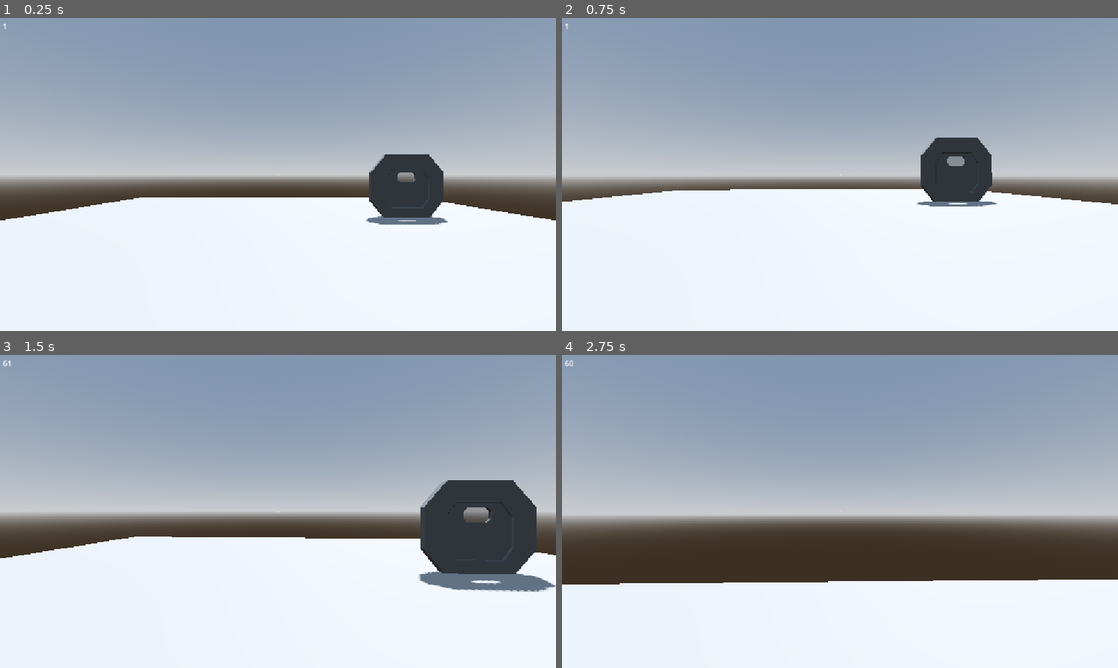
Above: before the commit, frames 1-4 (two rows, left to right).
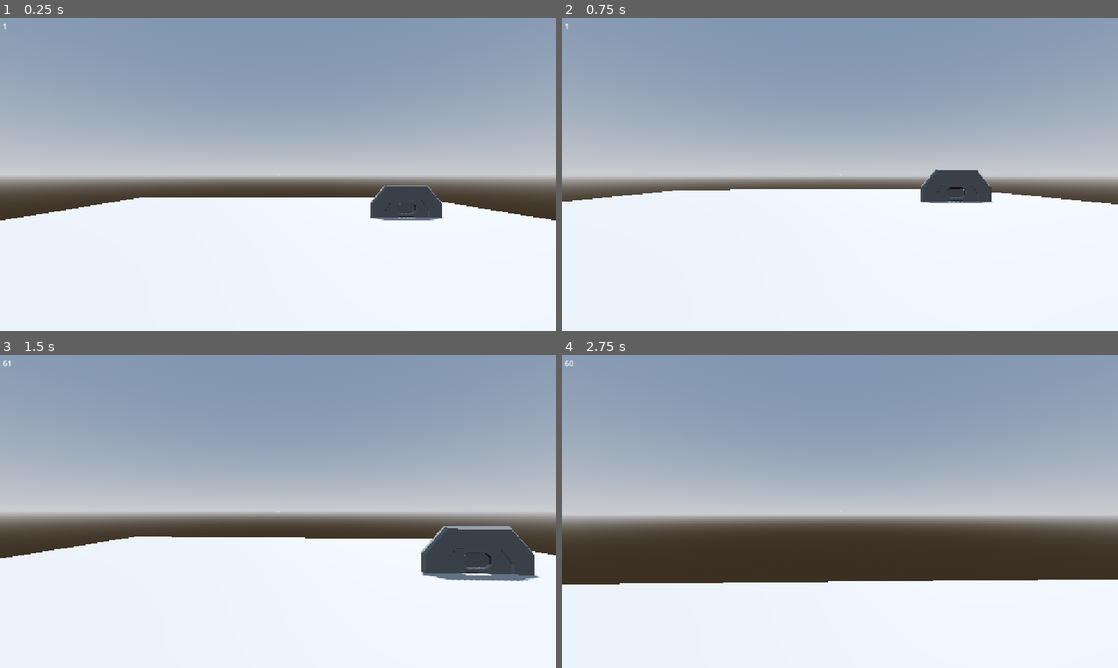
Above: after the commit, the same moments.

Repository: NicheDevelopers/brace-for-impact
Game: Godot game, scene res://src/MapGenerator/parts/doors/demo/DoorsDemo.tscn
Same seed, same stepped clock (60 frames per second), same inputs: the game is played once before the commit and once after it. This scene is started directly instead of the project's main scene.
Inputs (mouse positions are in pixels of both pictures, inside the frame that each line leads up to):
- Up to frame 1 (0.25 s): no input
- Up to frame 2 (0.75 s): tap Enter at 0.5 s; move the mouse to (867, 174) at 0.52 s; hold W (move_forward) from 0.53 s (still down); hold Ctrl (crouch) from 0.53 s (still down)
- Up to frame 3 (1.5 s): keep holding W (move_forward); tap Space (jump) at 0.77 s; move the mouse to (250, 511) at 1.27 s; release Ctrl (crouch) at 1.28 s; tap E (interact) at 1.35 s
- Up to frame 4 (2.75 s): keep holding W (move_forward); tap Space (jump) at 1.52 s; move the mouse to (851, 505) at 2.02 s; hold Shift (sprint) from 2.03 s (still down)

The runs differ from the first frame. In frame 1, 1.7% of the frame differs, in the area x 65-81%, y 43-67%; in frame 2, 1.7%; in frame 3, 4.3%, in the area x 75-100%, y 40-76%; in frame 4, nothing differs.

Commit message:
Improved doors

Diff:
--- a/src/MapGenerator/parts/corridors/Corridor.tscn
+++ b/src/MapGenerator/parts/corridors/Corridor.tscn
@@ -4,7 +4,7 @@
 [ext_resource type="PackedScene" uid="uid://b6ap4p00nbeww" path="res://src/MapGenerator/parts/corridors/raw/CorridorCables/CorridorCables.tscn" id="3_ymrpd"]
 [ext_resource type="PackedScene" uid="uid://d308n4tea1len" path="res://src/MapGenerator/parts/corridors/raw/CorridorPipe/CorridorPipe.tscn" id="4_lbf74"]
 [ext_resource type="PackedScene" uid="uid://cgvvemx4qwiy6" path="res://src/MapGenerator/parts/corridors/raw/CorridorLamp/CorridorLamp.tscn" id="5_8c08p"]
-[ext_resource type="PackedScene" uid="uid://cxhjsevs56uf" path="res://src/MapGenerator/parts/doors/DoorSingle/DoorSingle.tscn" id="6_lbf74"]
+[ext_resource type="PackedScene" uid="uid://cxhjsevs56uf" path="res://src/MapGenerator/parts/doors/raw/DoorSingle/DoorSingle.tscn" id="6_lbf74"]
 [ext_resource type="PackedScene" uid="uid://rbvof2rvowdb" path="res://src/MapGenerator/parts/corridors/raw/CorridorFloorLarge/CorridorFloorLarge.tscn" id="6_ymrpd"]
 
 [node name="Corridor" type="Node3D"]
@@ -58,4 +58,4 @@
 [node name="corridor-floor-large" parent="." instance=ExtResource("6_ymrpd")]
 
 [node name="DoorSingle" parent="." instance=ExtResource("6_lbf74")]
-transform = Transform3D(1, 0, 0, 0, 1, 0, 0, 0, 1, 0, 0.2, -2)
+transform = Transform3D(1, 0, 0, 0, 1, 0, 0, 0, 1, 0, 1.4, -2)
--- a/src/MapGenerator/parts/doors/DoorSingle/DoorSingle.tscn
+++ /dev/null
@@ -1,149 +0,0 @@
-[gd_scene load_steps=12 format=3 uid="uid://cxhjsevs56uf"]
-
-[ext_resource type="PackedScene" uid="uid://boxtwod7j2pa5" path="res://src/MapGenerator/parts/doors/DoorSingle/model/door-single.glb" id="1_0isvo"]
-[ext_resource type="Script" uid="uid://dlyw1vjva6sba" path="res://src/MapGenerator/parts/doors/DoorSingle/door_single.gd" id="2_ksdk8"]
-[ext_resource type="Material" uid="uid://dcc1strrrwn65" path="res://src/MapGenerator/parts/doors/DoorSingle/door_material.tres" id="3_dydsw"]
-[ext_resource type="Material" uid="uid://c8u7ddbirrt6a" path="res://src/MapGenerator/parts/doors/DoorSingle/window_material.tres" id="3_m2m2s"]
-
-[sub_resource type="BoxShape3D" id="BoxShape3D_m2m2s"]
-size = Vector3(2, 6, 2)
-
-[sub_resource type="BoxShape3D" id="BoxShape3D_dydsw"]
-size = Vector3(4, 2.5, 2)
-
-[sub_resource type="Animation" id="Animation_m2m2s"]
-length = 0.001
-tracks/0/type = "value"
-tracks/0/imported = false
-tracks/0/enabled = true
-tracks/0/path = NodePath("Door:position")
-tracks/0/interp = 1
-tracks/0/loop_wrap = true
-tracks/0/keys = {
-"times": PackedFloat32Array(0),
-"transitions": PackedFloat32Array(1),
-"update": 0,
-"values": [Vector3(0, -0.1, 0)]
-}
-tracks/1/type = "value"
-tracks/1/imported = false
-tracks/1/enabled = true
-tracks/1/path = NodePath("Window:position")
-tracks/1/interp = 1
-tracks/1/loop_wrap = true
-tracks/1/keys = {
-"times": PackedFloat32Array(0),
-"transitions": PackedFloat32Array(1),
-"update": 0,
-"values": [Vector3(0, -0.1, 0)]
-}
-tracks/2/type = "value"
-tracks/2/imported = false
-tracks/2/enabled = true
-tracks/2/path = NodePath("Window_001:position")
-tracks/2/interp = 1
-tracks/2/loop_wrap = true
-tracks/2/keys = {
-"times": PackedFloat32Array(0),
-"transitions": PackedFloat32Array(1),
-"update": 0,
-"values": [Vector3(0, -0.1, -0.03)]
-}
-
-[sub_resource type="Animation" id="Animation_ksdk8"]
-resource_name = "open"
-tracks/0/type = "value"
-tracks/0/imported = false
-tracks/0/enabled = true
-tracks/0/path = NodePath("Door:position")
-tracks/0/interp = 1
-tracks/0/loop_wrap = false
-tracks/0/keys = {
-"times": PackedFloat32Array(0, 1),
-"transitions": PackedFloat32Array(-2, 1),
-"update": 0,
-"values": [Vector3(0, -0.1, 0), Vector3(0, 3.2, 0)]
-}
-tracks/1/type = "value"
-tracks/1/imported = false
-tracks/1/enabled = true
-tracks/1/path = NodePath("Window:position")
-tracks/1/interp = 1
-tracks/1/loop_wrap = true
-tracks/1/keys = {
-"times": PackedFloat32Array(0, 1),
-"transitions": PackedFloat32Array(-2, 1),
-"update": 0,
-"values": [Vector3(0, -0.0999999, 0), Vector3(0, 3.2, 0)]
-}
-tracks/2/type = "value"
-tracks/2/imported = false
-tracks/2/enabled = true
-tracks/2/path = NodePath("Window_001:position")
-tracks/2/interp = 1
-tracks/2/loop_wrap = true
-tracks/2/keys = {
-"times": PackedFloat32Array(0, 1),
-"transitions": PackedFloat32Array(-2, 1),
-"update": 0,
-"values": [Vector3(0, -0.1, -0.03), Vector3(0, 3.2, -0.03)]
-}
-
-[sub_resource type="AnimationLibrary" id="AnimationLibrary_igyde"]
-_data = {
-&"RESET": SubResource("Animation_m2m2s"),
-&"open": SubResource("Animation_ksdk8")
-}
-
-[sub_resource type="ConvexPolygonShape3D" id="ConvexPolygonShape3D_m2m2s"]
-points = PackedVector3Array(-0.882021, 0.0424461, -0.122054, 0.837809, 2.60071, 0.0102699, 0.926232, 2.51206, 0.0102699, -0.882021, 0.0424461, 0.0102699, 1.36724, 0.615901, -0.122054, -0.837809, 2.60071, -0.122054, -1.41145, 1.89478, 0.0102699, 0.882021, 0.0424461, 0.0102699, 0.837809, 2.60071, -0.122054, -1.41145, 0.704298, -0.122054, 1.41145, 1.89478, 0.0102699, -0.837809, 2.60071, 0.0102699, 0.882021, 0.0424461, -0.122054, 1.41145, 1.89478, -0.122054, -1.41145, 1.89478, -0.122054, 1.41145, 0.704298, 0.0102699, -1.41145, 0.704298, 0.0102699, 1.41145, 0.704298, -0.122054, -1.36724, 1.98293, -0.122054, -1.36724, 0.615901, 0.0102699, 1.36724, 1.98293, -0.122054, 1.0141, 0.174917, 0.0102699, -1.0141, 0.174917, -0.122054, -1.36724, 1.98293, 0.0102699, 1.36724, 1.98293, 0.0102699, -0.926232, 2.51206, 0.0102699, -1.36724, 0.615901, -0.122054, 1.36724, 0.615901, 0.0102699, -1.0141, 0.174917, 0.0102699, 1.0141, 0.174917, -0.122054, 0.926232, 2.51206, -0.122054, -0.926232, 2.51206, -0.122054)
-
-[sub_resource type="ConvexPolygonShape3D" id="ConvexPolygonShape3D_dydsw"]
-points = PackedVector3Array(0.319989, 1.78106, 0.00144762, -0.00304762, 1.45805, -0.00464762, 0.2468, 1.45805, -0.00464762, -0.00304762, 1.84807, -0.00464762, -0.00304762, 1.45805, 0.00144762, -0.00304762, 1.84807, 0.00144762, 0.2468, 1.84807, -0.00464762, 0.350476, 1.5556, 0.00144762, 0.350476, 1.75056, -0.00464762, 0.2468, 1.45805, 0.00144762, 0.350476, 1.5556, -0.00464762, 0.2468, 1.84807, 0.00144762, 0.350476, 1.75056, 0.00144762, 0.289502, 1.49467, 0.00144762, 0.289502, 1.81153, -0.00464762, 0.289502, 1.49467, -0.00464762, 0.289502, 1.81153, 0.00144762)
-
-[node name="DoorSingle" instance=ExtResource("1_0isvo")]
-script = ExtResource("2_ksdk8")
-
-[node name="DetectionArea" type="Area3D" parent="." index="0"]
-
-[node name="CollisionShape3D" type="CollisionShape3D" parent="DetectionArea" index="0"]
-transform = Transform3D(1, 0, 0, 0, -4.37114e-08, 1, 0, -1, -4.37114e-08, 0, 1, 0)
-shape = SubResource("BoxShape3D_m2m2s")
-
-[node name="CollisionShape3D2" type="CollisionShape3D" parent="DetectionArea" index="1"]
-transform = Transform3D(1, 0, 0, 0, -4.37114e-08, 1, 0, -1, -4.37114e-08, 0, 1, 1.75)
-shape = SubResource("BoxShape3D_dydsw")
-
-[node name="CollisionShape3D3" type="CollisionShape3D" parent="DetectionArea" index="2"]
-transform = Transform3D(1, 0, 0, 0, -4.37114e-08, 1, 0, -1, -4.37114e-08, 0, 1, -1.75)
-shape = SubResource("BoxShape3D_dydsw")
-
-[node name="AnimationPlayer" type="AnimationPlayer" parent="." index="1"]
-libraries = {
-&"": SubResource("AnimationLibrary_igyde")
-}
-
-[node name="Door" parent="." index="2"]
-transform = Transform3D(1, 0, 0, 0, 1, 0, 0, 0, 1, 0, -0.1, 0)
-surface_material_override/0 = ExtResource("3_dydsw")
-
-[node name="StaticBody3D" type="StaticBody3D" parent="Door" index="0"]
-
-[node name="CollisionShape3D" type="CollisionShape3D" parent="Door/StaticBody3D" index="0"]
-shape = SubResource("ConvexPolygonShape3D_m2m2s")
-
-[node name="Window" parent="." index="3"]
-transform = Transform3D(1.00092, 0, 0, 0, 1.00092, 0, 0, 0, 1.00092, 0, -0.1, 0)
-surface_material_override/0 = ExtResource("3_m2m2s")
-
-[node name="StaticBody3D" type="StaticBody3D" parent="Window" index="0"]
-
-[node name="CollisionShape3D" type="CollisionShape3D" parent="Window/StaticBody3D" index="0"]
-shape = SubResource("ConvexPolygonShape3D_dydsw")
-
-[node name="Window_001" parent="." index="4"]
-transform = Transform3D(1, 0, 0, 0, 1, 0, 0, 0, 1, 0, -0.1, -0.03)
-surface_material_override/0 = ExtResource("3_m2m2s")
-
-[connection signal="body_entered" from="DetectionArea" to="." method="_on_detection_area_body_entered"]
-[connection signal="body_exited" from="DetectionArea" to="." method="_on_detection_area_body_exited"]
--- a/src/MapGenerator/parts/doors/demo/DoorsDemo.tscn
+++ b/src/MapGenerator/parts/doors/demo/DoorsDemo.tscn
@@ -1,7 +1,7 @@
 [gd_scene load_steps=7 format=3 uid="uid://chx8l2refhj03"]
 
 [ext_resource type="PackedScene" uid="uid://v1af140jq2of" path="res://src/Player/Player.tscn" id="1_q3n3o"]
-[ext_resource type="PackedScene" uid="uid://cxhjsevs56uf" path="res://src/MapGenerator/parts/doors/DoorSingle/DoorSingle.tscn" id="2_x52ap"]
+[ext_resource type="PackedScene" uid="uid://cxhjsevs56uf" path="res://src/MapGenerator/parts/doors/raw/DoorSingle/DoorSingle.tscn" id="2_x52ap"]
 
 [sub_resource type="ProceduralSkyMaterial" id="ProceduralSkyMaterial_q3n3o"]
 sky_horizon_color = Color(0.662243, 0.671743, 0.686743, 1)
--- /dev/null
+++ b/src/MapGenerator/parts/doors/raw/DoorSingle/DoorSingle.tscn
@@ -0,0 +1,110 @@
+[gd_scene load_steps=12 format=3 uid="uid://cxhjsevs56uf"]
+
+[ext_resource type="PackedScene" uid="uid://boxtwod7j2pa5" path="res://src/MapGenerator/parts/doors/raw/DoorSingle/model/door-single.glb" id="1_0isvo"]
+[ext_resource type="Script" uid="uid://dlyw1vjva6sba" path="res://src/MapGenerator/parts/doors/raw/DoorSingle/door_single.gd" id="2_ksdk8"]
+[ext_resource type="Material" uid="uid://dcc1strrrwn65" path="res://src/MapGenerator/parts/doors/raw/DoorSingle/door_material.tres" id="3_dydsw"]
+[ext_resource type="Material" uid="uid://c8u7ddbirrt6a" path="res://src/MapGenerator/parts/doors/raw/DoorSingle/window_material.tres" id="3_m2m2s"]
+[ext_resource type="Material" uid="uid://2rc44iy5ukga" path="res://src/MapGenerator/parts/doors/raw/DoorSingle/door_material_2.tres" id="4_5o183"]
+
+[sub_resource type="BoxShape3D" id="BoxShape3D_m2m2s"]
+size = Vector3(2, 6, 2)
+
+[sub_resource type="BoxShape3D" id="BoxShape3D_dydsw"]
+size = Vector3(4, 2.5, 2)
+
+[sub_resource type="Animation" id="Animation_m2m2s"]
+length = 0.001
+tracks/0/type = "value"
+tracks/0/imported = false
+tracks/0/enabled = true
+tracks/0/path = NodePath("Door:position")
+tracks/0/interp = 1
+tracks/0/loop_wrap = true
+tracks/0/keys = {
+"times": PackedFloat32Array(0),
+"transitions": PackedFloat32Array(1),
+"update": 0,
+"values": [Vector3(0, 0, 0)]
+}
+
+[sub_resource type="Animation" id="Animation_ksdk8"]
+resource_name = "open"
+length = 2.0
+tracks/0/type = "value"
+tracks/0/imported = false
+tracks/0/enabled = true
+tracks/0/path = NodePath("Door:position")
+tracks/0/interp = 1
+tracks/0/loop_wrap = false
+tracks/0/keys = {
+"times": PackedFloat32Array(0, 2),
+"transitions": PackedFloat32Array(-2, 1),
+"update": 0,
+"values": [Vector3(0, 0, 0), Vector3(0, 2, 0)]
+}
+
+[sub_resource type="AnimationLibrary" id="AnimationLibrary_igyde"]
+_data = {
+&"RESET": SubResource("Animation_m2m2s"),
+&"open": SubResource("Animation_ksdk8")
+}
+
+[sub_resource type="ConvexPolygonShape3D" id="ConvexPolygonShape3D_4mn3a"]
+points = PackedVector3Array(-0.882021, 0.0424461, -0.023454, 0.837809, 2.60071, -0.023454, 1.36724, 0.615901, -0.023454, 0.882021, 0.0424461, 0.108857, -1.36724, 1.93885, 0.108857, -0.837809, 2.60071, -0.023454, 1.36724, 1.93885, 0.108857, -0.882021, 0.0424461, 0.108857, -1.41145, 0.704298, -0.023454, -0.837809, 2.55638, 0.108857, 0.882021, 0.0424461, -0.023454, 1.41145, 1.89478, -0.023454, -1.41145, 1.89478, -0.023454, 1.36724, 0.660225, 0.108857, -1.36724, 0.660225, 0.108857, 0.837809, 2.55638, 0.108857, 1.41145, 0.704298, -0.023454, -1.36724, 0.615901, -0.023454, 1.36724, 1.98293, -0.023454, -1.36724, 1.98293, -0.023454, 0.926232, 2.46824, 0.108857, -0.926232, 2.46824, 0.108857, 1.0141, 0.174917, -0.023454, -1.0141, 0.174917, -0.023454, 0.926232, 2.51206, -0.023454, -0.926232, 2.51206, -0.023454, -1.23488, 0.483681, 0.108857, 1.23488, 0.483681, 0.108857)
+
+[node name="DoorSingle" instance=ExtResource("1_0isvo")]
+transform = Transform3D(1, 0, 0, 0, 1, 0, 0, 0, 1, 0, 1.2, 0)
+script = ExtResource("2_ksdk8")
+
+[node name="DetectionArea" type="Area3D" parent="." index="0"]
+transform = Transform3D(1, 0, 0, 0, 1, 0, 0, 0, 1, 0, -1.2, 0)
+visible = false
+
+[node name="CollisionShape3D" type="CollisionShape3D" parent="DetectionArea" index="0"]
+transform = Transform3D(1, 0, 0, 0, -4.37114e-08, 1, 0, -1, -4.37114e-08, 0, 1, 0)
+shape = SubResource("BoxShape3D_m2m2s")
+
+[node name="CollisionShape3D2" type="CollisionShape3D" parent="DetectionArea" index="1"]
+transform = Transform3D(1, 0, 0, 0, -4.37114e-08, 1, 0, -1, -4.37114e-08, 0, 1, 1.75)
+shape = SubResource("BoxShape3D_dydsw")
+
+[node name="CollisionShape3D3" type="CollisionShape3D" parent="DetectionArea" index="2"]
+transform = Transform3D(1, 0, 0, 0, -4.37114e-08, 1, 0, -1, -4.37114e-08, 0, 1, -1.75)
+shape = SubResource("BoxShape3D_dydsw")
+
+[node name="AnimationPlayer" type="AnimationPlayer" parent="." index="1"]
+libraries = {
+&"": SubResource("AnimationLibrary_igyde")
+}
+
+[node name="Door" parent="." index="2"]
+transform = Transform3D(1, 0, 0, 0, 1, 0, 0, 0, 1, 0, 0, 0)
+surface_material_override/0 = ExtResource("3_dydsw")
+
+[node name="PanelLarge1" parent="Door" index="0"]
+surface_material_override/0 = ExtResource("4_5o183")
+
+[node name="PanelLarge2" parent="Door" index="1"]
+surface_material_override/0 = ExtResource("4_5o183")
+
+[node name="PanelSmall1" parent="Door" index="2"]
+surface_material_override/0 = ExtResource("4_5o183")
+
+[node name="PanelSmall2" parent="Door" index="3"]
+surface_material_override/0 = ExtResource("4_5o183")
+
+[node name="Window1" parent="Door" index="4"]
+surface_material_override/0 = ExtResource("3_m2m2s")
+
+[node name="Window2" parent="Door" index="5"]
+surface_material_override/0 = ExtResource("3_m2m2s")
+
+[node name="StaticBody3D" type="StaticBody3D" parent="Door" index="6"]
+transform = Transform3D(1, 0, 0, 0, 1, 0, 0, 0, 1, 0.002105, -1.2, 0.00113583)
+visible = false
+
+[node name="CollisionShape3D" type="CollisionShape3D" parent="Door/StaticBody3D" index="0"]
+shape = SubResource("ConvexPolygonShape3D_4mn3a")
+
+[connection signal="body_entered" from="DetectionArea" to="." method="_on_detection_area_body_entered"]
+[connection signal="body_exited" from="DetectionArea" to="." method="_on_detection_area_body_exited"]
--- a/src/MapGenerator/parts/doors/DoorSingle/door_material.tres
+++ b/src/MapGenerator/parts/doors/raw/DoorSingle/door_material.tres
@@ -1,4 +1,4 @@
 [gd_resource type="StandardMaterial3D" format=3 uid="uid://dcc1strrrwn65"]
 
 [resource]
-albedo_color = Color(0.376028, 0.376029, 0.376028, 1)
+albedo_color = Color(0.442911, 0.442911, 0.442911, 1)
--- /dev/null
+++ b/src/MapGenerator/parts/doors/raw/DoorSingle/door_material_2.tres
@@ -0,0 +1,4 @@
+[gd_resource type="StandardMaterial3D" format=3 uid="uid://2rc44iy5ukga"]
+
+[resource]
+albedo_color = Color(0.368479, 0.368479, 0.368479, 1)
--- a/src/MapGenerator/parts/doors/DoorSingle/window_material.tres
+++ b/src/MapGenerator/parts/doors/raw/DoorSingle/window_material.tres
@@ -3,4 +3,4 @@
 [resource]
 transparency = 1
 cull_mode = 2
-albedo_color = Color(0, 0, 0, 0.180392)
+albedo_color = Color(0, 0, 0, 0.580392)
Binary file removed: src/MapGenerator/parts/doors/DoorSingle/model/door-single.glb
Renamed: src/MapGenerator/parts/doors/DoorSingle/door_single.gd -> src/MapGenerator/parts/doors/raw/DoorSingle/door_single.gd
Renamed: src/MapGenerator/parts/doors/DoorSingle/door_single.gd.uid -> src/MapGenerator/parts/doors/raw/DoorSingle/door_single.gd.uid
Not shown, changed: src/MapGenerator/parts/doors/raw/DoorSingle/model/door-single.blend.import
Binary file added: src/MapGenerator/parts/doors/raw/DoorSingle/model/door-single.glb
Not shown, changed: src/MapGenerator/parts/doors/raw/DoorSingle/model/door-single.glb.import
Not shown, removed: src/MapGenerator/parts/doors/DoorSingle/model/door-single.blend
Not shown, added: src/MapGenerator/parts/doors/raw/DoorSingle/model/door-single.blend
